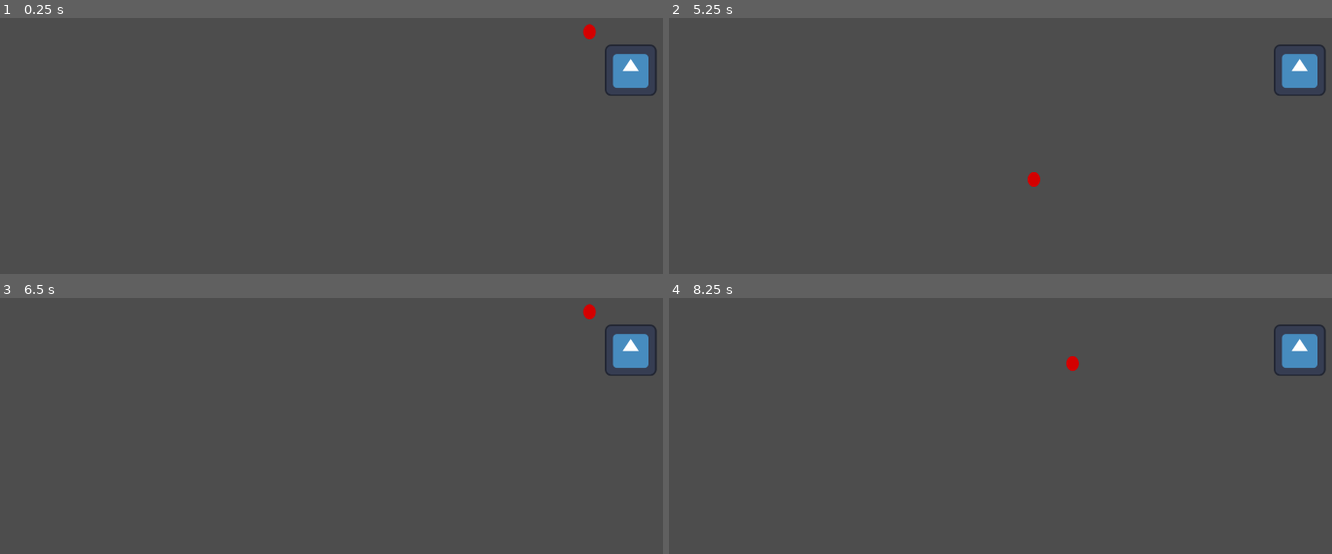
Above: before the commit, frames 1-4 (two rows, left to right).
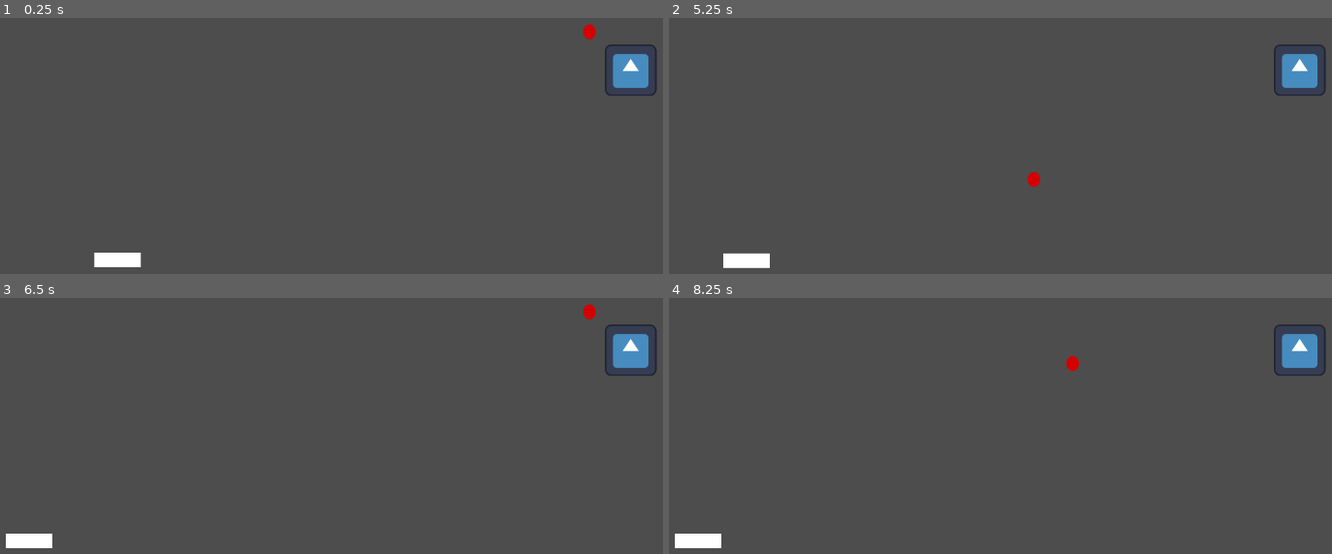
Above: after the commit, the same moments.

Repository: RajwolChapagain/Fishing-Mini-Game
Game: Godot game, scene res://main.tscn
Two runs of this game, one before a commit and one after it. Both use one fixed random seed, a clock stepped at 60 frames per second and the inputs below. The engine's default icon, where the game draws it, is replaced by a stand-in: a white triangle on a blue panel in a dark square.
Inputs (mouse positions are in pixels of both pictures, inside the frame that each line leads up to):
- Up to frame 1 (0.25 s): no input
- Up to frame 2 (5.25 s): tap Enter at 0.5, 2, 3.5 s; move the mouse to (1166, 158) at 0.52 s; press the mouse at (1166, 158) at 0.53 s; tap Space at 1.25, 2.75, 4.25 s; move the mouse to (841, 202) at 1.27 s; release the mouse at (841, 202) at 1.28 s; click (841, 202) at 1.35 s; move the mouse to (1073, 84) at 2.02 s; press the mouse at (1073, 84) at 2.03 s; move the mouse to (954, 266) at 2.77 s; release the mouse at (954, 266) at 2.78 s; click (954, 266) at 2.85 s; move the mouse to (1225, 245) at 3.52 s; press the mouse at (1225, 245) at 3.53 s; move the mouse to (761, 115) at 4.27 s; release the mouse at (761, 115) at 4.28 s; click (761, 115) at 4.35 s; move the mouse to (1033, 179) at 5.02 s; press the mouse at (1033, 179) at 5.03 s
- Up to frame 3 (6.5 s): move the mouse to (212, 351) at 5.77 s; release the mouse at (212, 351) at 5.78 s; click (212, 351) at 5.85 s
- Up to frame 4 (8.25 s): move the mouse to (1166, 438) at 6.52 s; press the mouse at (1166, 438) at 6.53 s; move the mouse to (841, 482) at 7.27 s; release the mouse at (841, 482) at 7.28 s; click (841, 482) at 7.35 s; move the mouse to (1073, 364) at 8.02 s; press the mouse at (1073, 364) at 8.03 s

The runs differ from the first frame. In frame 1, 0.4% of the frame differs, in the area x 14-22%, y 91-98%; in frame 2, 0.4%, in the area x 8-16%, y 91-98%; in frame 3, 0.4%; in frame 4, 0.4%.

Commit message:
Add fish to main scene

Diff:
--- a/main.tscn
+++ b/main.tscn
@@ -1,8 +1,12 @@
-[gd_scene load_steps=2 format=3 uid="uid://c2cb00obmhn3l"]
+[gd_scene load_steps=3 format=3 uid="uid://c2cb00obmhn3l"]
 
 [ext_resource type="PackedScene" uid="uid://bdoobp6pin4av" path="res://fisherman.tscn" id="1_dtfvh"]
+[ext_resource type="PackedScene" uid="uid://bvawk2vpl1hjl" path="res://fish.tscn" id="2_yn54d"]
 
 [node name="Main" type="Node2D"]
 
 [node name="Fisherman" parent="." instance=ExtResource("1_dtfvh")]
 position = Vector2(1715, 269)
+
+[node name="Fish" parent="." instance=ExtResource("2_yn54d")]
+position = Vector2(443, 740)
